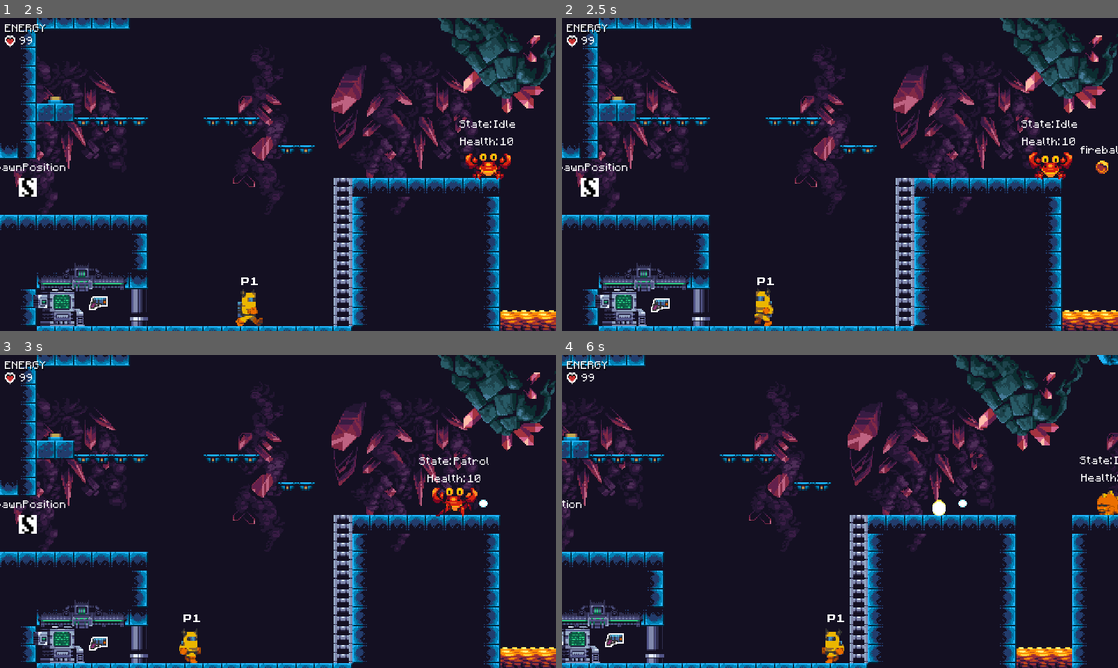
Above: before the commit, frames 1-4 (two rows, left to right).
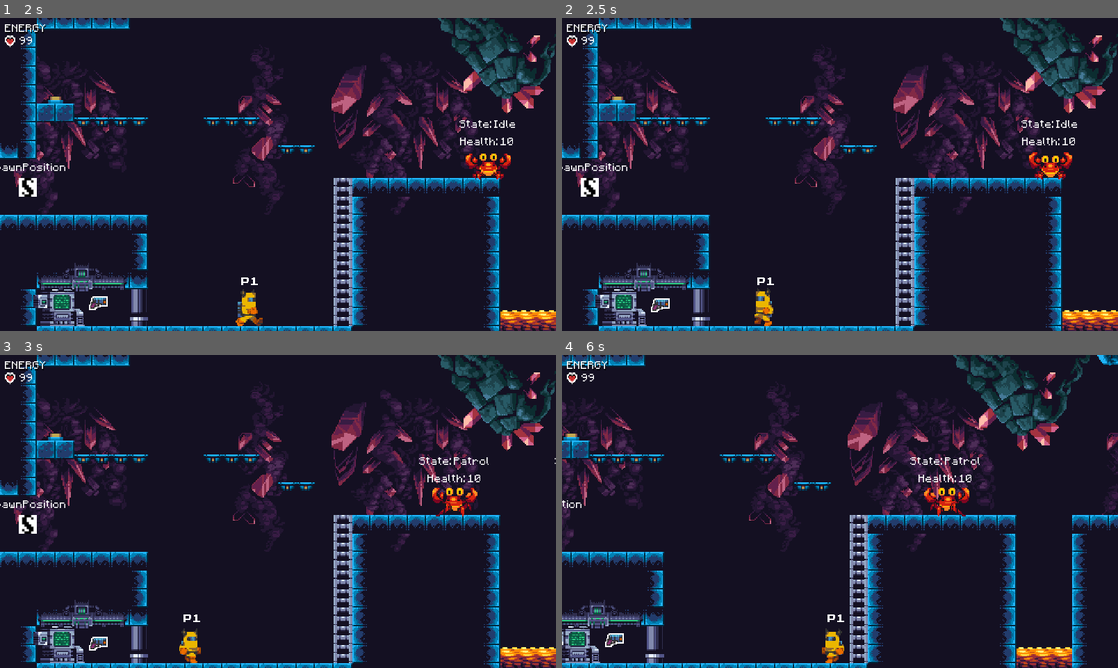
Above: after the commit, the same moments.

Repository: Levrault/philemon-adventure
Game: Godot game, scene res://src/World/Room/Room03.tscn
Same seed, same stepped clock (60 frames per second), same inputs: the game is played once before the commit and once after it. This scene is started directly instead of the project's main scene.
Inputs (mouse positions are in pixels of both pictures, inside the frame that each line leads up to):
- Up to frame 1 (2 s): tap Enter (ui_accept) at 0.5 s; move the mouse to (400, 158) at 0.52 s; hold D (ui_right) from 0.53 s (still down); click (400, 158) at 0.67 s; tap Space (jump_0) at 0.77, 1.52 s; move the mouse to (166, 190) at 1.27 s
- Up to frame 2 (2.5 s): move the mouse to (895, 105) at 2.02 s; release D (ui_right) at 2.03 s; hold A (ui_left) from 2.03 s (still down)
- Up to frame 3 (3 s): move the mouse to (250, 574) at 2.77 s; release A (ui_left) at 2.78 s; hold D (ui_right) from 2.78 s (still down); click (250, 574) at 2.92 s
- Up to frame 4 (6 s): tap Space (jump_0) at 3.02, 3.77, 4.52 s; move the mouse to (1006, 558) at 3.52 s; move the mouse to (673, 464) at 4.27 s; release D (ui_right) at 4.28 s; hold A (ui_left) 4.28-5.03 s; move the mouse to (867, 511) at 5.02 s; hold D (ui_right) 5.03-5.78 s; click (867, 511) at 5.17 s; move the mouse to (756, 433) at 5.77 s; hold A (ui_left) from 5.78 s (still down)

Frame 1 is identical in both runs. In frame 2, 0.1% of the frame differs, in the area x 93-100%, y 40-50%; in frame 3, less than 0.1%; in frame 4, 1.0%, in the area x 62-100%, y 32-52%.

Commit message:
fix: beam cannot be fired when locked

Diff:
--- a/src/Player/BeamStates/Firing.gd
+++ b/src/Player/BeamStates/Firing.gd
@@ -27,6 +27,9 @@
 
 func enter(msg: Dictionary = {}) -> void:
 	timer.connect("timeout", self, "_on_Timeout")
+	if not GameManager.is_beam_upgrade_status_unlocked(owner.get_firing_beam_resource().id):
+		_state_machine.transition_to("Cancel")
+		return
 
 	if "firing" in msg:
 		owner.muzzle.shoot(owner.get_firing_beam_resource())
--- a/src/World/Room/Room03.tscn
+++ b/src/World/Room/Room03.tscn
@@ -9,7 +9,6 @@
 [ext_resource path="res://src/Portal/Portal.tscn" type="PackedScene" id=7]
 [ext_resource path="res://src/Upgrade/BeamUpgrade.tscn" type="PackedScene" id=8]
 [ext_resource path="res://src/Enemies/Crab/Crab.tscn" type="PackedScene" id=9]
-[ext_resource path="res://src/Enemies/Lizard/Lizard.tscn" type="PackedScene" id=10]
 [ext_resource path="res://src/Commons/Combat/DamageSource.tscn" type="PackedScene" id=11]
 [ext_resource path="res://assets/props/vent-pipes.png" type="Texture" id=12]
 [ext_resource path="res://assets/props/console.png" type="Texture" id=13]
@@ -100,12 +99,11 @@
 [node name="FallingPlatform8" parent="Props" index="12" instance=ExtResource( 5 )]
 position = Vector2( -120, -32 )
 
-[node name="Lizard" parent="Enemies" index="0" instance=ExtResource( 10 )]
-position = Vector2( 304, 16 )
-look_direction = -1
+[node name="Crab" parent="Enemies" index="0" instance=ExtResource( 9 )]
+position = Vector2( 136, 16 )
 
-[node name="Crab" parent="Enemies" index="1" instance=ExtResource( 9 )]
-position = Vector2( 136, 16 )
+[node name="Crab2" parent="Enemies" index="1" instance=ExtResource( 9 )]
+position = Vector2( 356, 16 )
 
 [node name="BeamUpgrade" parent="Upgrades" index="0" instance=ExtResource( 8 )]
 position = Vector2( -123, 128 )
Not shown: 1 places in src/World/Room/Room03.tscn that only renumber resources
